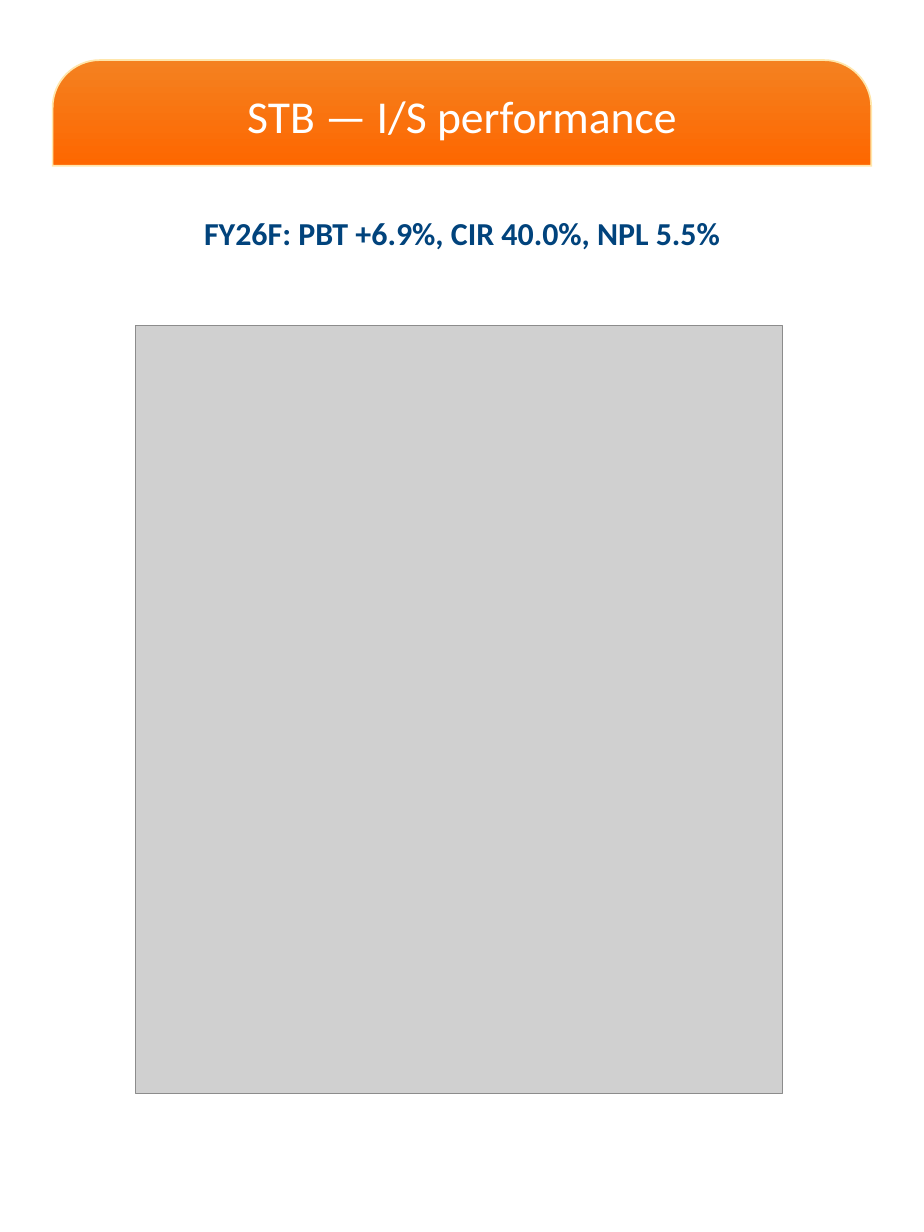
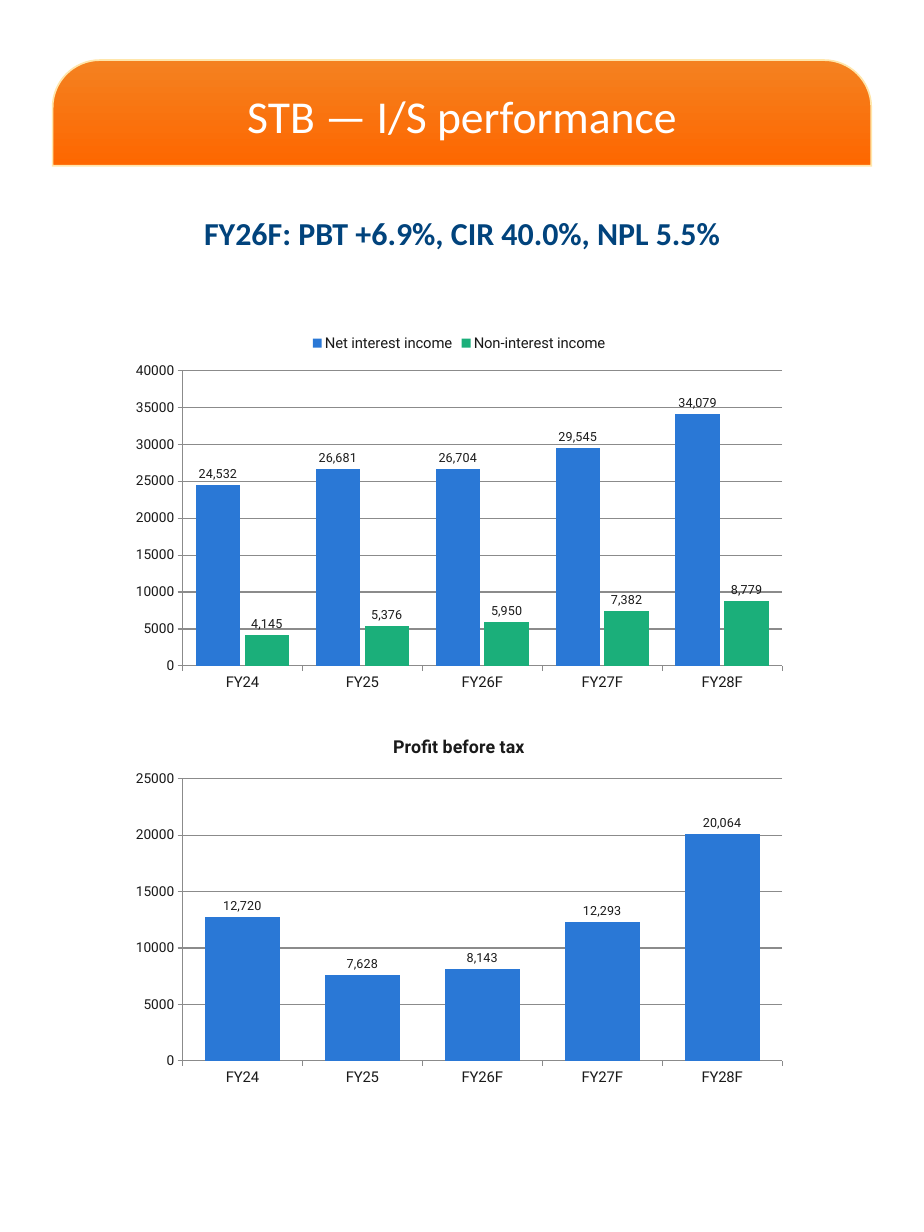
Before and after one commit to datquanton/verbose-guide, a slide deck: slide 3 of MASVN_Mobile_Report_STB_FPT_2Q26_EN_VN.pptx. Drawn at 924x1232 pixels with LibreOffice and Linux fonts; fonts in the diff are those of the drawing; grey boxes stand for pictures; background and template pictures are left out. Boxes give left, top, right and bottom in pixels: in the first picture for what was removed or moved away, otherwise in the second. Text is boxed around its words. In the diff, an @@ line names an element or a change of style, - is before the commit and + after.

```diff
--- a/MASVN_Mobile_Report_STB_FPT_2Q26_EN_VN.pptx
+++ b/MASVN_Mobile_Report_STB_FPT_2Q26_EN_VN.pptx
@@ column chart added at box(122, 325, 796, 699) @@
+categories: FY24, FY25, FY26F, FY27F, FY28F
+Net interest income: 24532, 26681, 26704, 29545, 34079
+Non-interest income: 4145, 5376, 5950, 7382, 8779
@@ picture removed at box(136, 325, 783, 1093) @@
@@ column chart added at box(122, 720, 796, 1094) @@
+title "Profit before tax"
+categories: FY24, FY25, FY26F, FY27F, FY28F
+Profit before tax: 12720, 7628, 8143, 12293, 20064
```
Also in this commit, not shown: 7 other slides changed, 12 other files.
